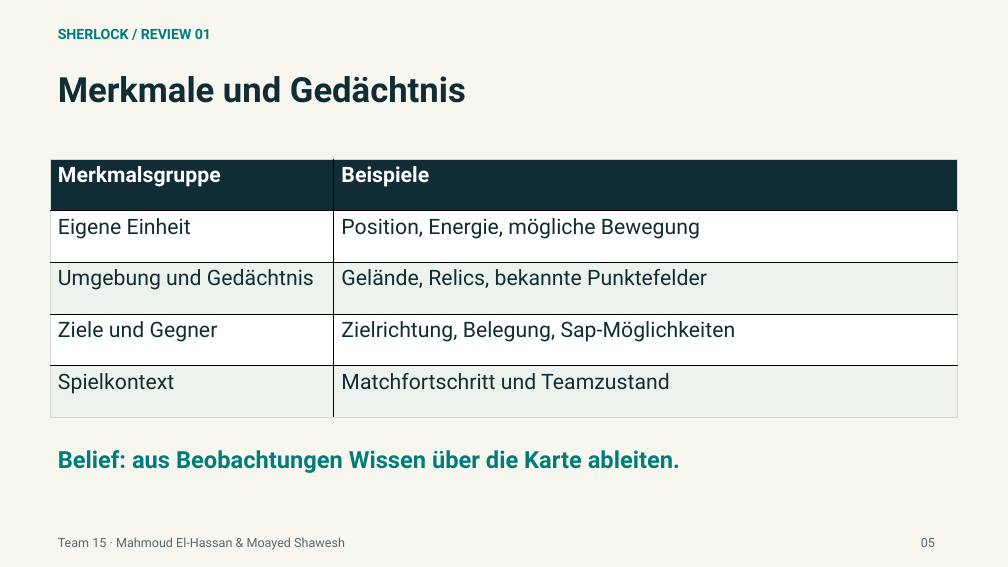
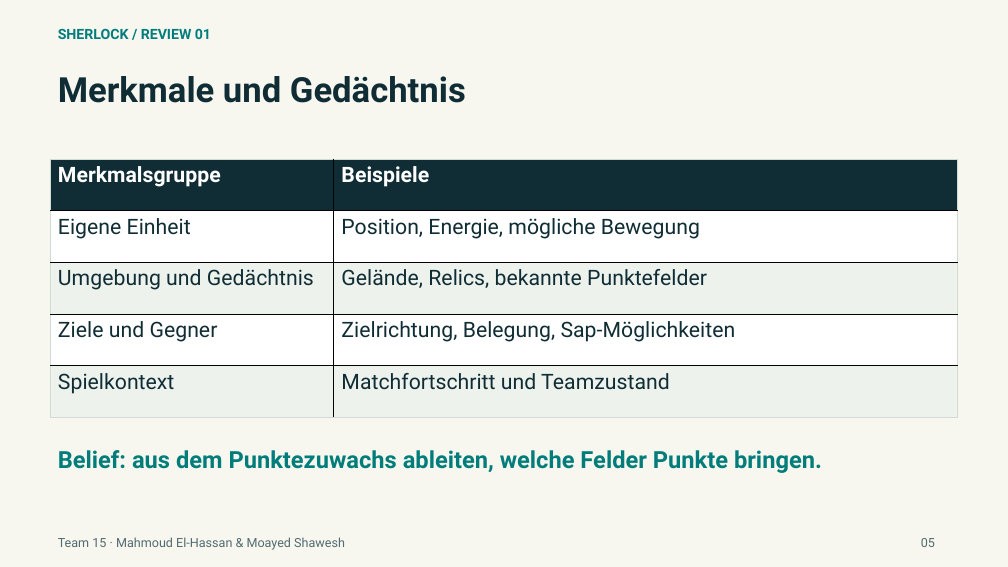
Before and after one commit to elhassanmahmoud/sherlock-luxAI-team15, a slide deck: slide 5 of docs/presentation/Sherlock_Review_16-10-2026.pptx. Drawn at 1008x567 pixels with LibreOffice and Linux fonts; fonts in the diff are those of the drawing. Boxes give left, top, right and bottom in pixels: in the first picture for what was removed or moved away, otherwise in the second. Text is boxed around its words. In the diff, an @@ line names an element or a change of style, - is before the commit and + after.

```diff
--- a/docs/presentation/Sherlock_Review_16-10-2026.pptx
+++ b/docs/presentation/Sherlock_Review_16-10-2026.pptx
@@ text at [58, 450, 822, 473]: text changed @@
-Belief: aus Beobachtungen Wissen über die Karte ableiten.
+Belief: aus dem Punktezuwachs ableiten, welche Felder Punkte bringen.
```
Also in this commit, not shown: 3 other slides changed, 1 slide added, 11 other files.
